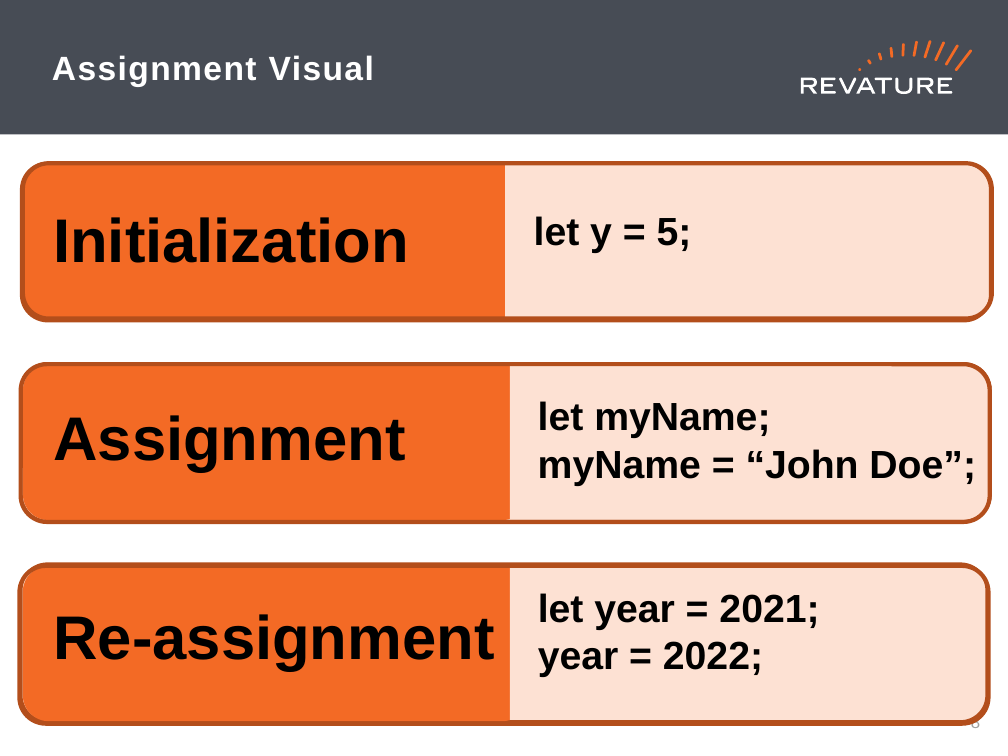
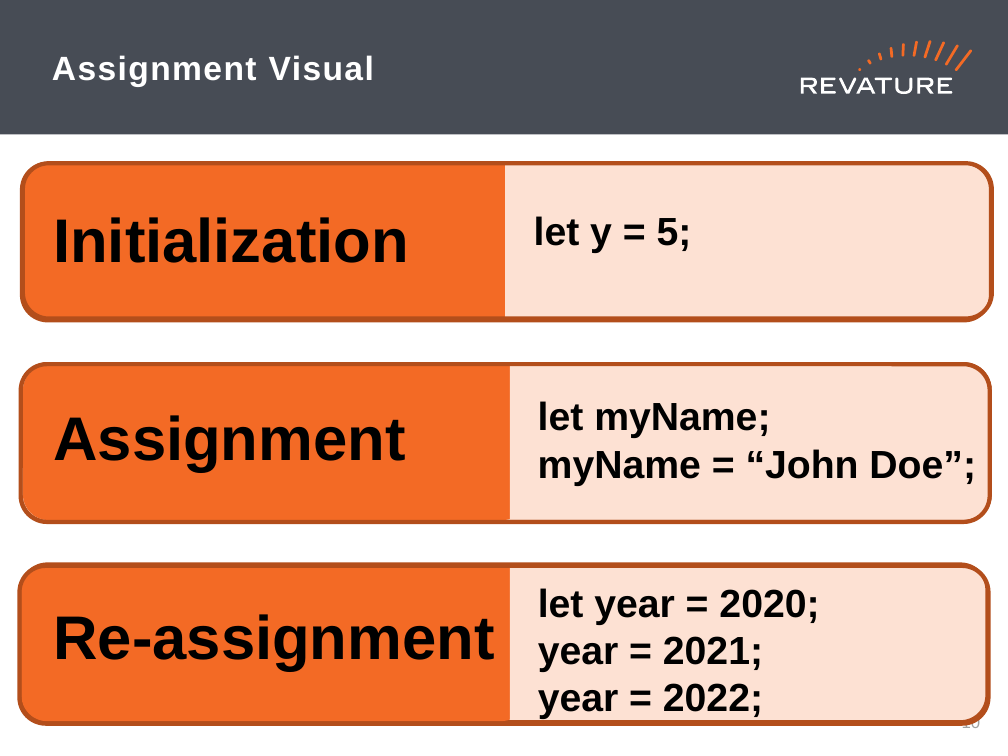
Before and after one commit to jhigherevature/spark-examples, a slide deck: slide 11 of revised-ppts/Day 5 PPT.pptx (slide 9 before the commit). Drawn at 1008x756 pixels with LibreOffice and Linux fonts; fonts in the diff are those of the drawing. Boxes give left, top, right and bottom in pixels: in the first picture for what was removed or moved away, otherwise in the second. Text is boxed around its words. In the diff, an @@ line names an element or a change of style, - is before the commit and + after.

```diff
--- a/revised-ppts/Day 5 PPT.pptx
+++ b/revised-ppts/Day 5 PPT.pptx
@@ text at box(538, 588, 819, 672): text changed @@
-let year = 2021;
+let year = 2020;
+year = 2021;
@@ page number at box(962, 714, 981, 732): text changed @@
-8
+10
```
Also in this commit, not shown: 1 other slide changed, 9 other files.
